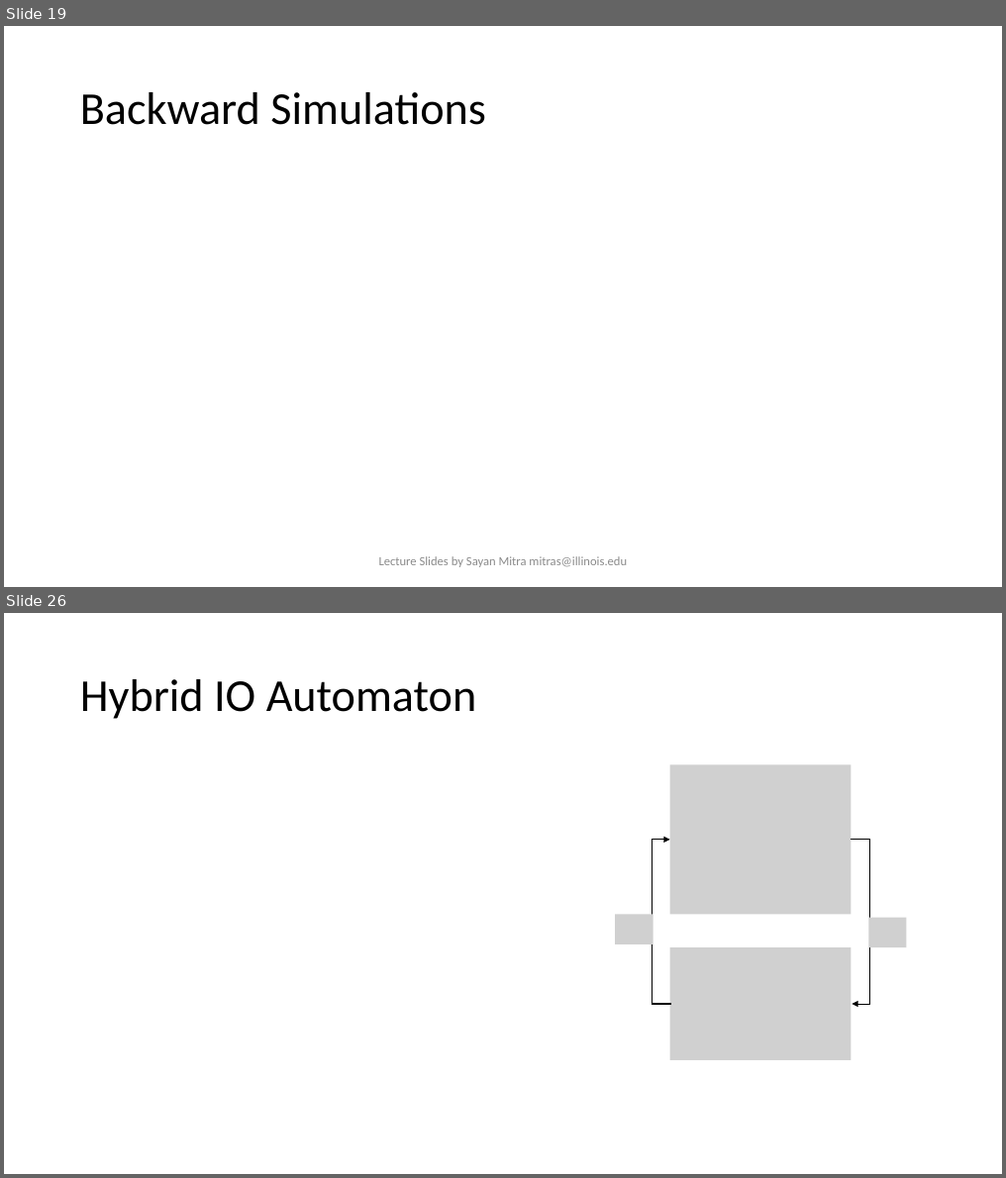
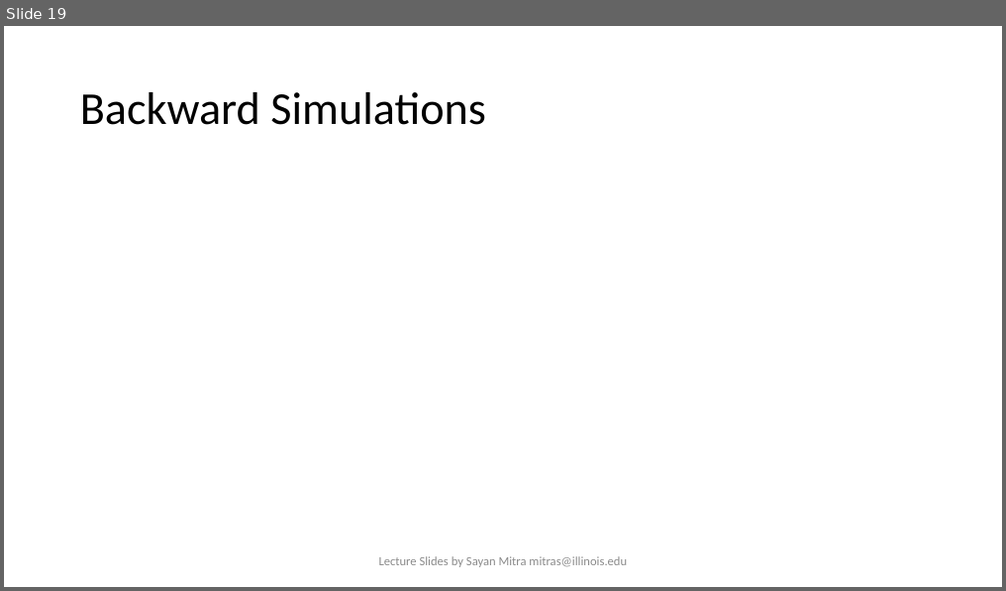
Before and after one commit to sayanmitracode/cpsbooksite, a slide deck: Slides/2025/L16_Abstractions.pptx. Shown one above the other, each under a label of ours: slides 19 and 26 before the commit, slide 19 after it; the slides between them are not shown. The pictures are 1006x1178 and 1006x591 pixels, drawn with LibreOffice and Linux fonts; fonts in the diff are those of the drawing; grey boxes stand for pictures. Boxes give left, top, right and bottom in pixels: in the first picture for what was removed or moved away, otherwise in the second. Text is boxed around its words. In the diff, an @@ line names an element or a change of style, - is before the commit and + after.

```diff
--- a/Slides/2025/L16_Abstractions.pptx
+++ b/Slides/2025/L16_Abstractions.pptx
@@ slide 26 removed at [4, 613, 1002, 1174], background #FFFFFF @@
@@ title removed at [80, 679, 476, 719] @@
-Hybrid IO Automaton
@@ picture removed at [670, 765, 851, 915] @@
@@ elbow arrow removed from (671, 1004) to (670, 840) @@
@@ elbow arrow removed from (850, 840) to (852, 1004) @@
@@ picture removed at [615, 915, 653, 945] @@
@@ picture removed at [868, 918, 907, 948] @@
@@ picture removed at [670, 948, 851, 1059] @@
```
Also in this commit, not shown: 1 slide changed, 30 other slides removed, 6 other files.
